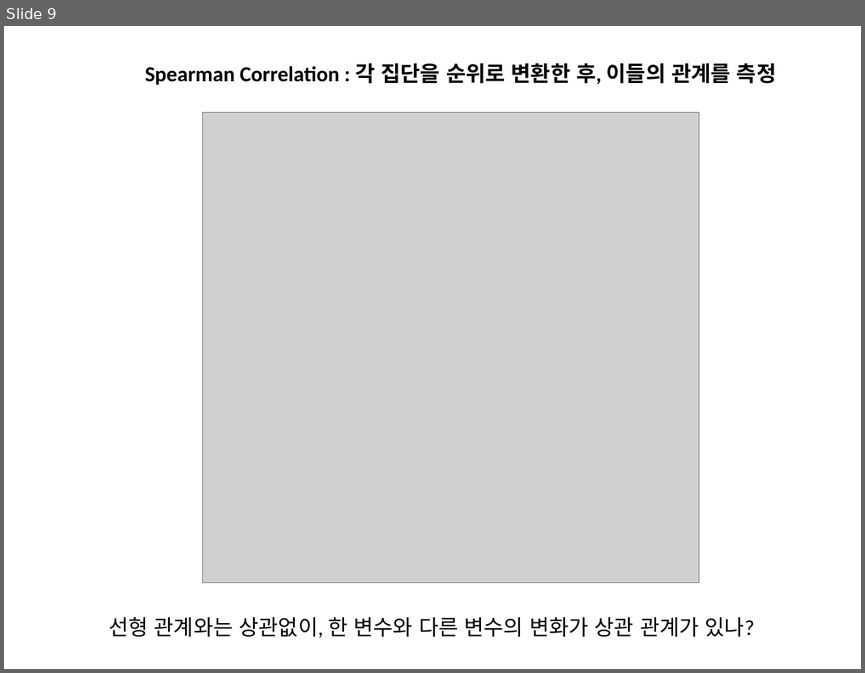
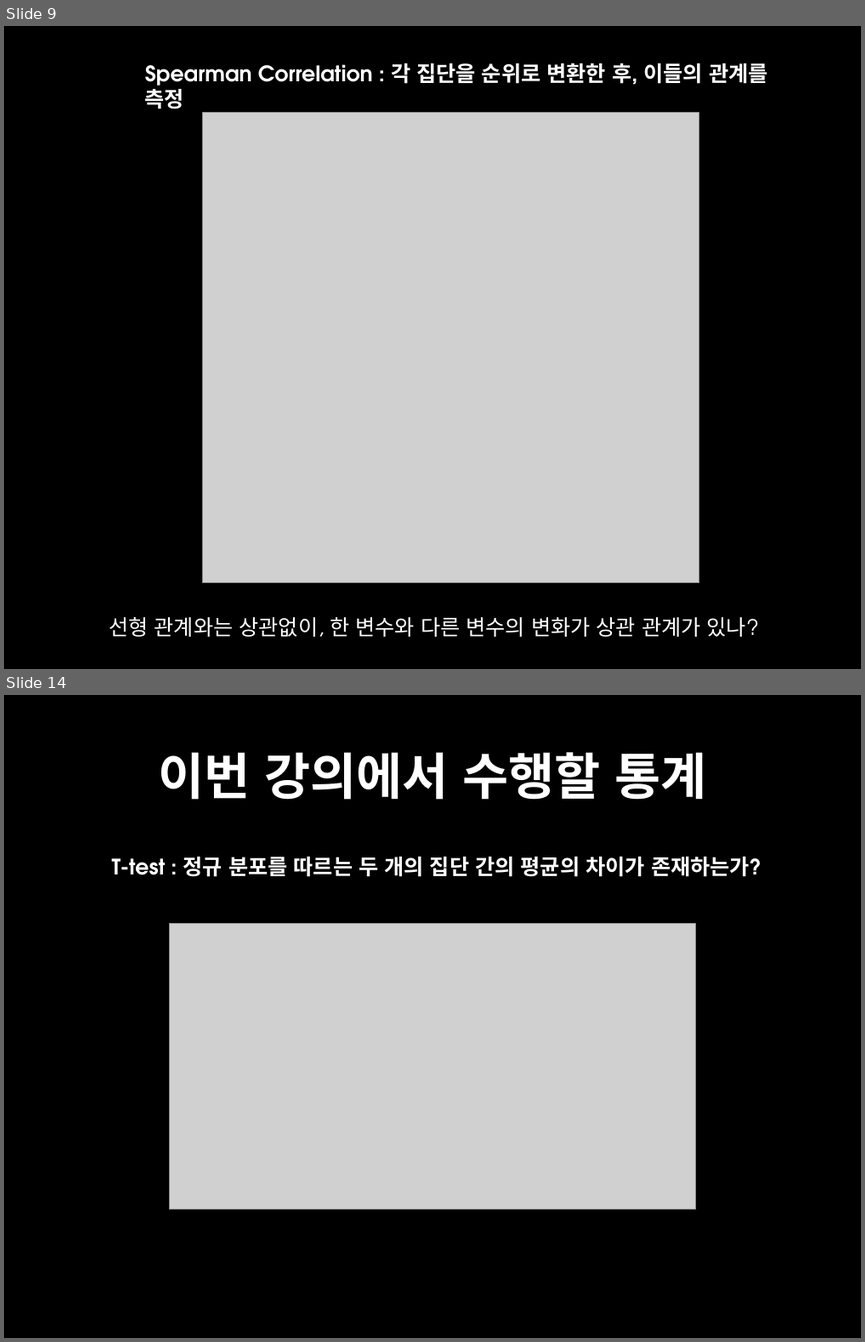
Before and after one commit to suknamgoong1970/CBNU-bioinformatics2021, a slide deck: Lecture8/Lect8.pptx. Shown one above the other, each under a label of ours: slide 9 before the commit, slides 9 and 14 after it; the slides between them are not shown. The pictures are 865x673 and 865x1342 pixels, drawn with LibreOffice and Linux fonts; fonts in the diff are those of the drawing; grey boxes stand for pictures. Boxes give left, top, right and bottom in pixels: in the first picture for what was removed or moved away, otherwise in the second. Text is boxed around its words. In the diff, an @@ line names an element or a change of style, - is before the commit and + after.

```diff
--- a/Lecture8/Lect8.pptx
+++ b/Lecture8/Lect8.pptx
@@ slide 14 added at box(4, 695, 861, 1338), background #000000 @@
@@ text added at box(159, 752, 706, 800), 42 pt, text #FFFFFF, bold @@
+이번 강의에서 수행할 통계
@@ text added at box(112, 857, 761, 877), 18 pt, text #FFFFFF, bold @@
+T-test : 정규 분포를 따르는 두 개의 집단 간의 평균의 차이가 존재하는가?
@@ picture added at box(170, 924, 696, 1209) @@
@@ slide 9 changed as well @@
@@ background #FFFFFF to #000000 @@
@@ text "Spearman Correlation : 각 집단을 ..." at box(145, 63, 768, 90): font Calibri to TeX Gyre Adventor, text colour #000000 to #FFFFFF @@
@@ text "선형 관계와는 상관없이, 한 변수와 ..." at box(109, 617, 759, 636): font Calibri to TeX Gyre Adventor, text colour #000000 to #FFFFFF @@
```
Also in this commit, not shown: 8 other slides changed, 17 other slides added, 4 slides removed, 1 other file.
